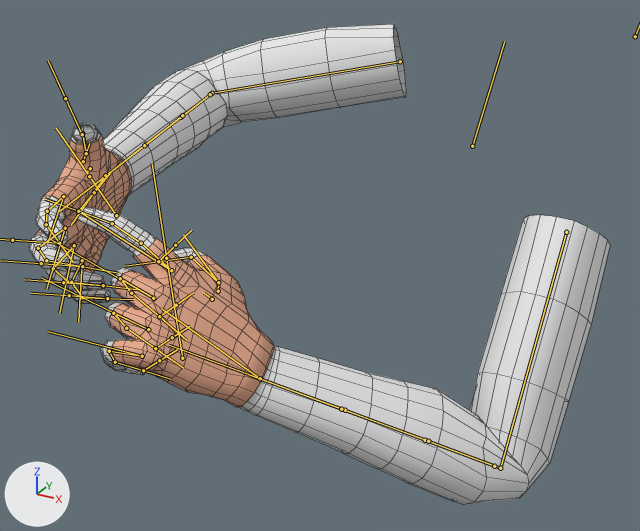
The FBX model Assets/Objects/character.fbx, before and after one commit.
One viewpoint serves both versions: a camera (50 mm lens) standing at (3.14, -7.08, 1.32) and looking at (0.83, -2.88, -0.78). The lights are fixed; the arrows at lower left show +X, +Y and +Z. Both versions are drawn at frame 1 of the action 'Arm_Armature|CubeAction'; the numbers are the values there. The bones that bend it are drawn over the model as lines. Mesh edges are drawn as thin lines.

The first picture shows 'Arm_Mesh'.
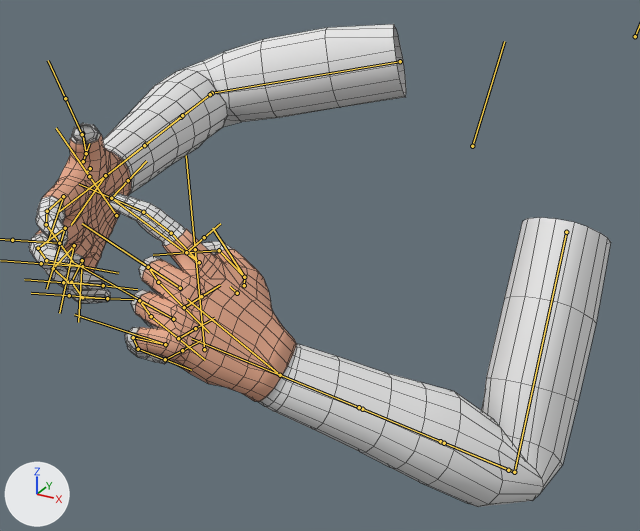
The change, as JSON lines over the scene's bpy script:
```json
{"block": "bone_innerarm_l", "where": "bone_innerarm_l = bpy.data.objects['Arm_Armature'].pose.bones['InnerArm_L']  # child of 'Master'"}
{"op": "set", "path": "bone_innerarm_l.rotation_quaternion", "old": "(0.853, 0.231, 0.23, 0.406)", "new": "(0.839, 0.25, 0.227, 0.428)", "note": "degrees (36, 12, 55) -> degrees (38, 10, 57)"}
{"block": "bone_arm_l", "where": "bone_arm_l = bpy.data.objects['Arm_Armature'].pose.bones['Arm_L']  # child of 'InnerArm_L'"}
{"op": "set", "path": "bone_arm_l.rotation_quaternion", "old": "(0.684, -0.707, 0.16, 0.084)", "new": "(0.651, -0.739, 0.151, 0.087)", "note": "degrees (-93, 20, -7) -> degrees (-98, 19, -7)"}
{"block": "bone_hand_l", "where": "bone_hand_l = bpy.data.objects['Arm_Armature'].pose.bones['Hand_L']  # child of 'Arm_L'"}
{"op": "set", "path": "bone_hand_l.rotation_quaternion", "old": "(0.986, -0.069, 0.116, 0.102)", "new": "(0.985, -0.066, 0.103, 0.117)", "note": "degrees (-7, 14, 11) -> degrees (-6, 13, 13)"}
```

Changed parts and their boxes [x1, y1, x2, y2] in the pictures (640 x 531 px):
```json
{"object": "Arm_Mesh", "change": "posed", "before": [29, 24, 610, 505], "after": [29, 24, 611, 507]}
{"bone": "InnerArm_L", "before": "(566, 232) to (500, 468)", "after": "(566, 232) to (514, 472)"}
{"bone": "Arm_L", "before": "(500, 468) to (400, 430)", "after": "(514, 472) to (416, 431)"}
{"bone": "Hand_L", "before": "(260, 378) to (161, 308)", "after": "(280, 375) to (187, 299)"}
```
